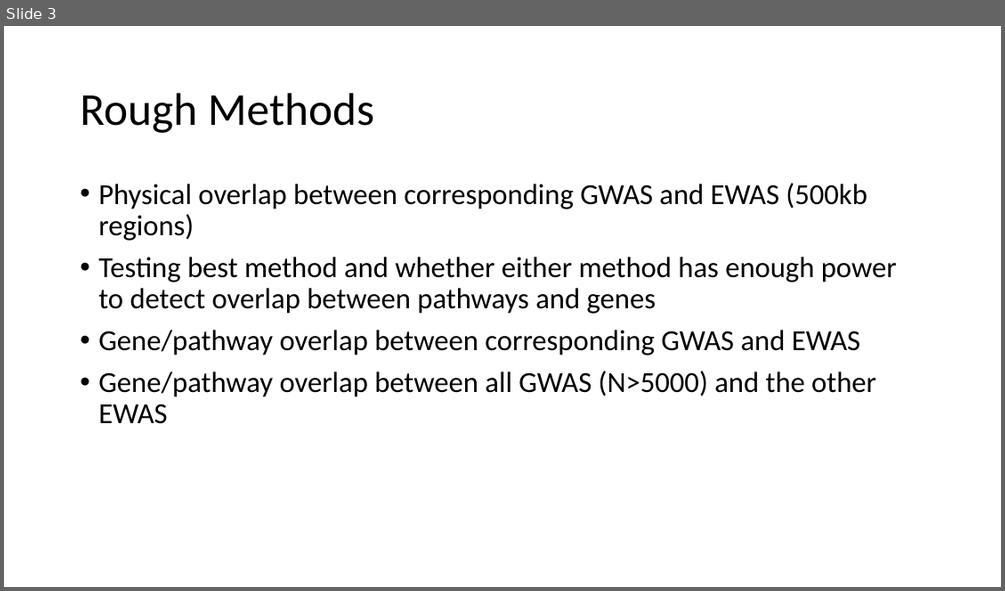
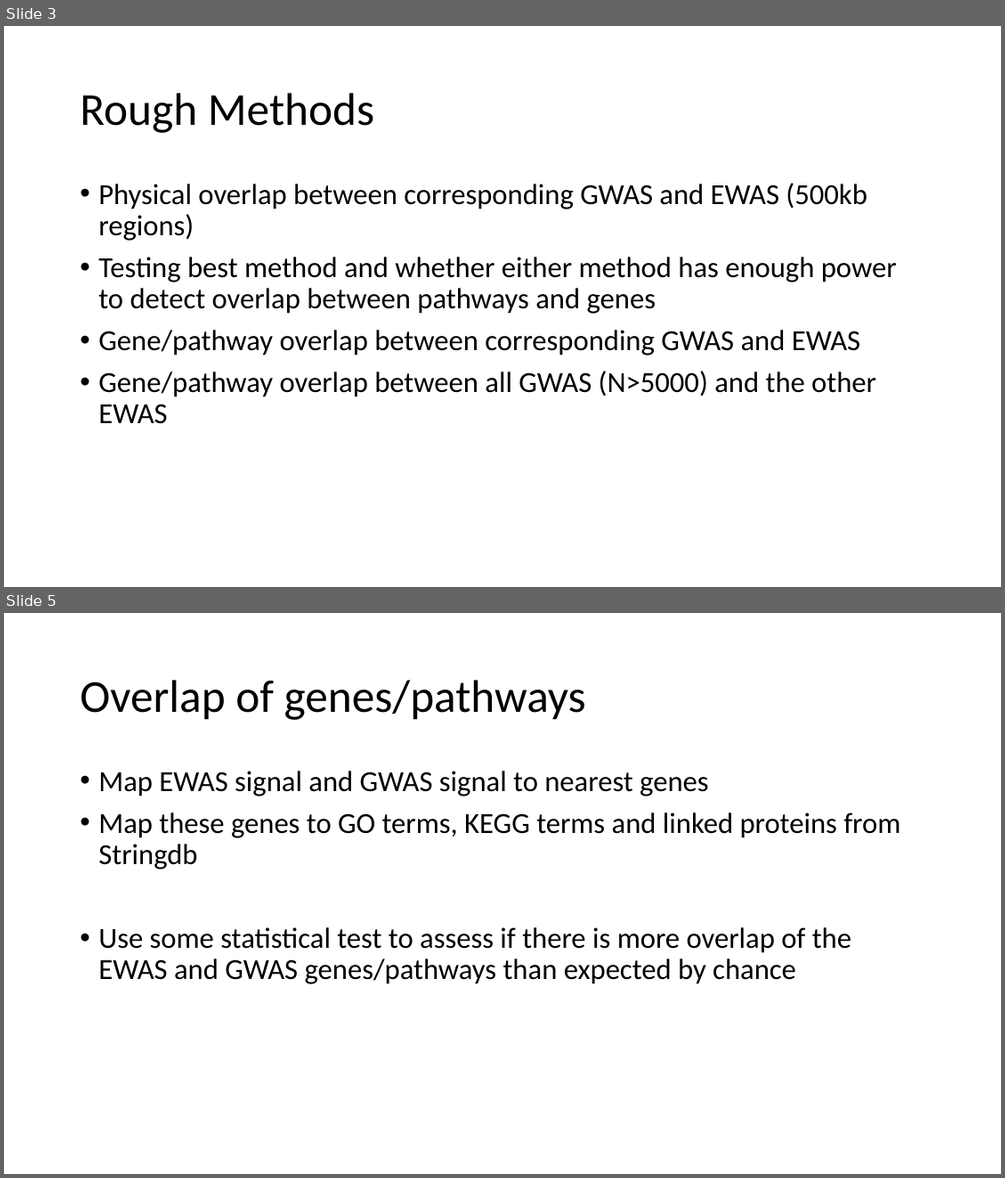
Before and after one commit to thomasbattram/thesis, a slide deck: meetings/2020-07-01/ewas-gwas-comparison-paper.pptx. Shown one above the other, each under a label of ours: slide 3 before the commit, slides 3 and 5 after it; the slides between them are not shown. The pictures are 1005x591 and 1005x1178 pixels, drawn with LibreOffice and Linux fonts; fonts in the diff are those of the drawing. Boxes give left, top, right and bottom in pixels: in the first picture for what was removed or moved away, otherwise in the second. Text is boxed around its words. In the diff, an @@ line names an element or a change of style, - is before the commit and + after.

```diff
--- a/meetings/2020-07-01/ewas-gwas-comparison-paper.pptx
+++ b/meetings/2020-07-01/ewas-gwas-comparison-paper.pptx
@@ slide 5 added at bbox=[4, 613, 1001, 1174], background #FFFFFF @@
@@ title added at bbox=[80, 680, 586, 720], 44 pt, text #000000 @@
+Overlap of genes/pathways
@@ text added at bbox=[98, 771, 900, 984], 28 pt, text #000000 @@
+• Map EWAS signal and GWAS signal to nearest genes
+• Map these genes to GO terms, KEGG terms and linked proteins from Stringdb
+• Use some statistical test to assess if there is more overlap of the EWAS and GWAS genes/pathways than expected by chance
```
Also in this commit, not shown: 6 slides changed, 3 other slides added, 1 slide removed, 2 other files.
